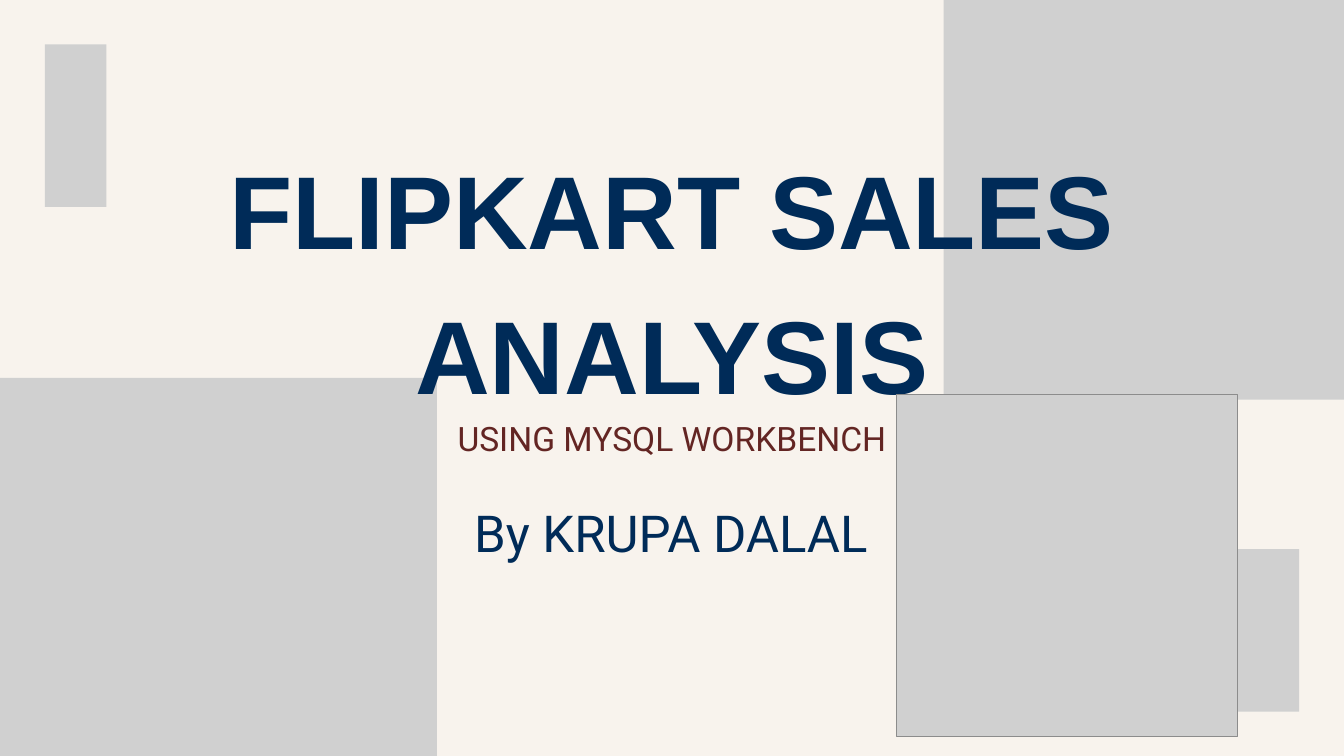
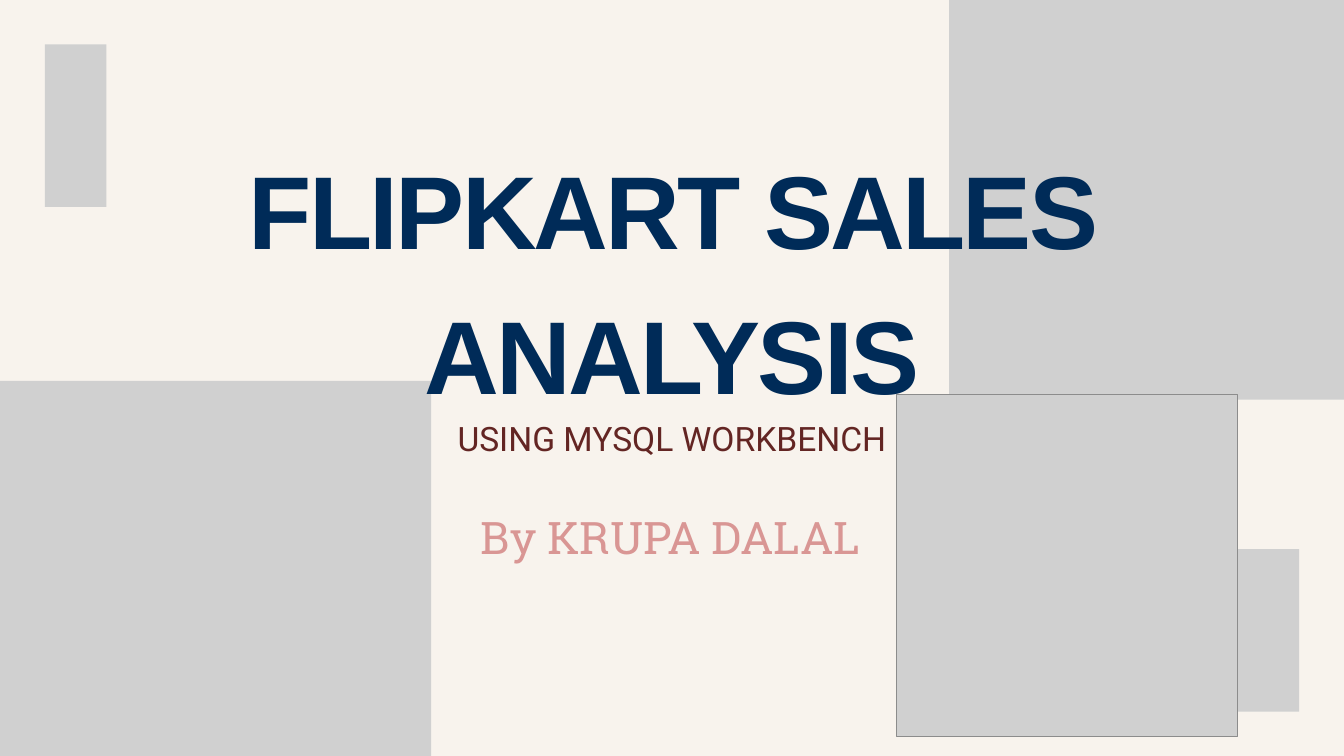
Before and after one commit to krupadalal/Flipkart-SQL-Sales-Analysis, a slide deck: slide 1 of flipkart_ppt.pptx. Drawn at 1344x756 pixels with LibreOffice and Linux fonts; fonts in the diff are those of the drawing; grey boxes stand for pictures. Boxes give left, top, right and bottom in pixels: in the first picture for what was removed or moved away, otherwise in the second. Text is boxed around its words. In the diff, an @@ line names an element or a change of style, - is before the commit and + after.

```diff
--- a/flipkart_ppt.pptx
+++ b/flipkart_ppt.pptx
@@ picture resized from (x1=943, y1=0, x2=1344, y2=400) to (x1=949, y1=0, x2=1344, y2=400) @@
@@ text "FLIPKART SALES ANALYSIS" at (x1=249, y1=176, x2=1098, y2=414): letter spacing 0 to -3 pt @@
@@ picture resized from (x1=0, y1=378, x2=437, y2=755) to (x1=0, y1=381, x2=431, y2=756) @@
@@ text "By KRUPA DALAL" at (x1=481, y1=522, x2=860, y2=564): size 54.5 to 48 pt, font Roboto to Roboto Slab, text colour #002B58 to #D99694 @@
```
Also in this commit, not shown: 16 other slides changed, 4 slides added, 1 slide removed.
